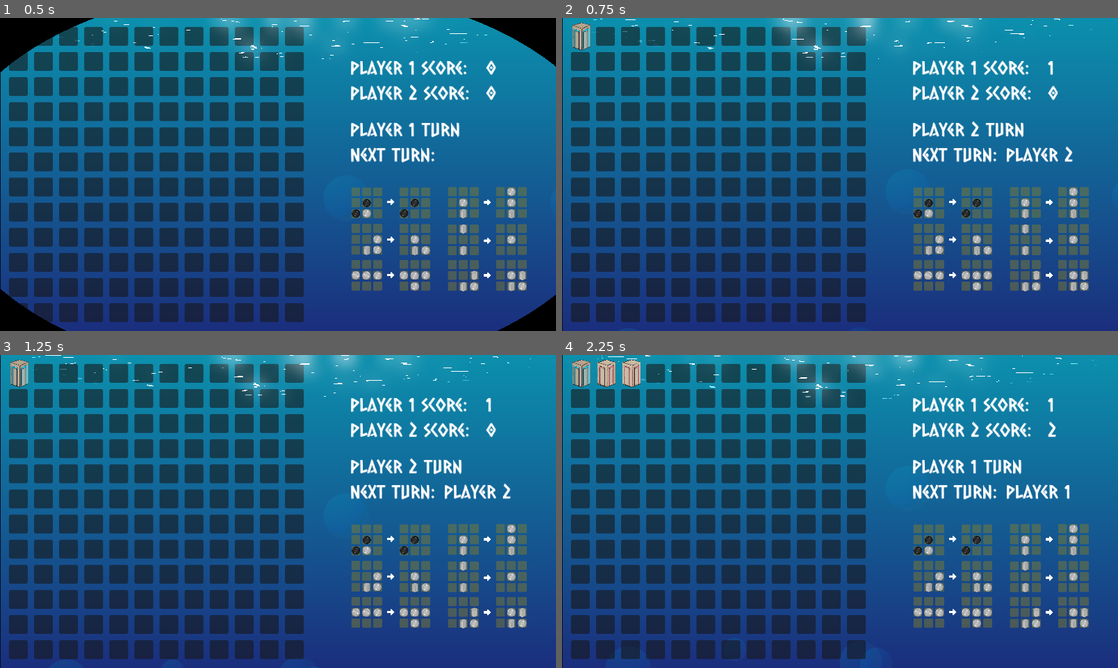
Above: before the commit, frames 1-4 (two rows, left to right).
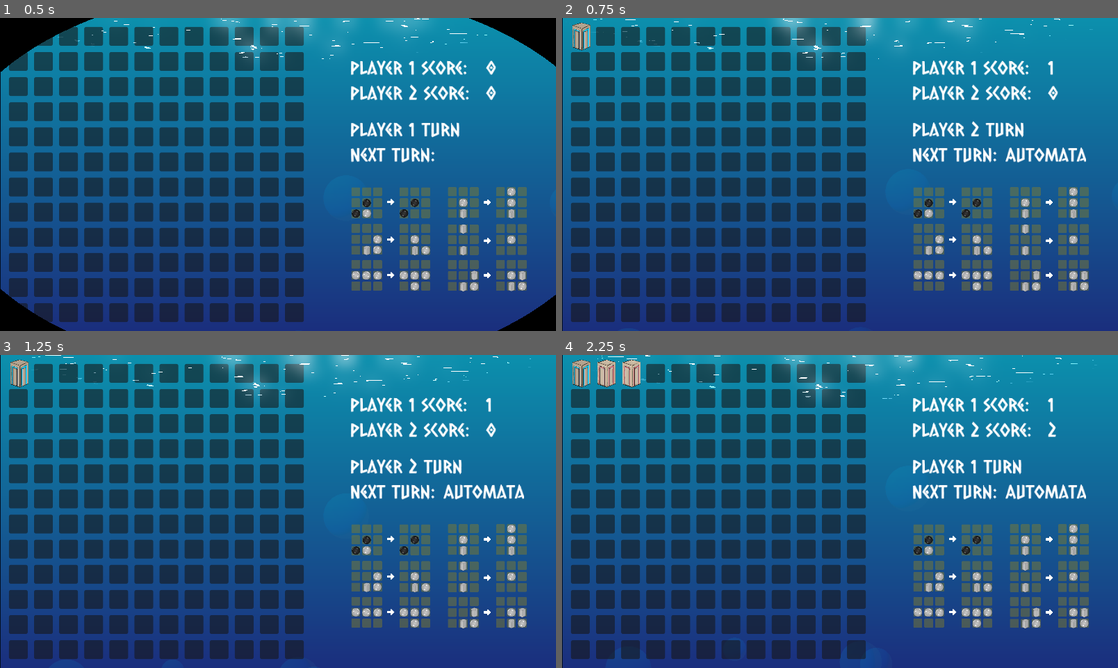
Above: after the commit, the same moments.

Repository: BeadsInCheese/CellularBubbleState
Game: Godot game, scene res://MainGame.tscn
The game is run twice, just before and just after one commit, with the same random seed, the same clock (stepped at 60 frames per second) and the same inputs. This scene is started directly instead of the project's main scene.
Inputs (mouse positions are in pixels of both pictures, inside the frame that each line leads up to):
- Up to frame 1 (0.5 s): no input
- Up to frame 2 (0.75 s): click (578, 36) at 0.52 s
- Up to frame 3 (1.25 s): no input
- Up to frame 4 (2.25 s): click (606, 373) at 1.27 s; click (628, 373) at 2.02 s

Frame 1 is identical in both runs. In frame 2, 0.4% of the frame differs, in the area x 79-95%, y 40-47%; in frame 3, 0.4%; in frame 4, 0.4%.

Commit message:
Add automata turn text

Diff:
--- a/gamejam2025/GUI.gd
+++ b/gamejam2025/GUI.gd
@@ -13,12 +13,18 @@
 		$contLower/NextTurnValue.text="Player 2"
 	elif(turn == 1):
 		$TurnValue.text="Player 2 turn"
+		$contLower/NextTurnValue.text="Automata"
+	elif(turn == 2):
+		$TurnValue.text="Automata turn"
 		$contLower/NextTurnValue.text="Player 2"
 	elif(turn == 3):
 		$TurnValue.text="Player 2 turn"
 		$contLower/NextTurnValue.text="Player 1"
 	elif(turn == 4):
 		$TurnValue.text="Player 1 turn"
+		$contLower/NextTurnValue.text="Automata"
+	elif(turn == 5):
+		$TurnValue.text="Automata turn"
 		$contLower/NextTurnValue.text="Player 1"
 
 
